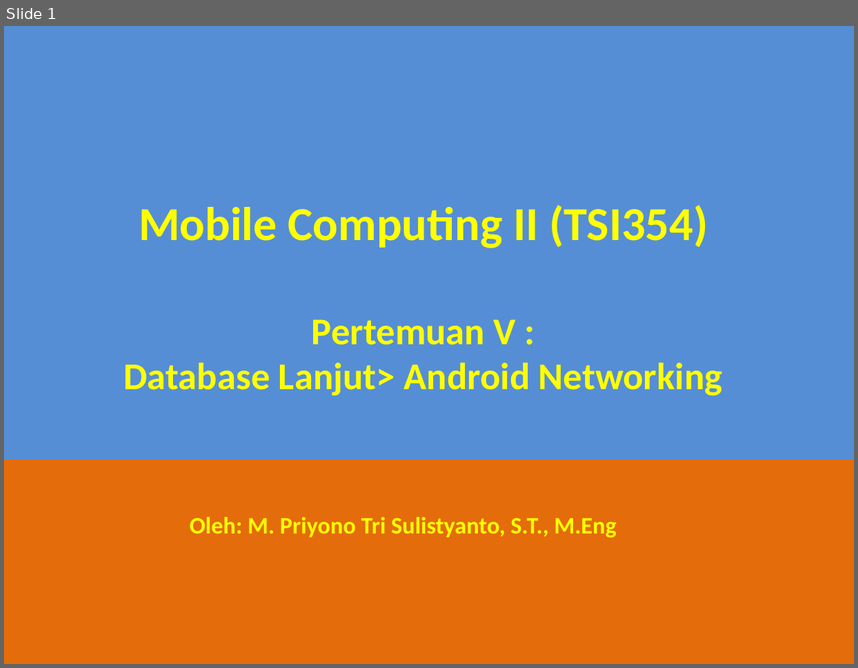
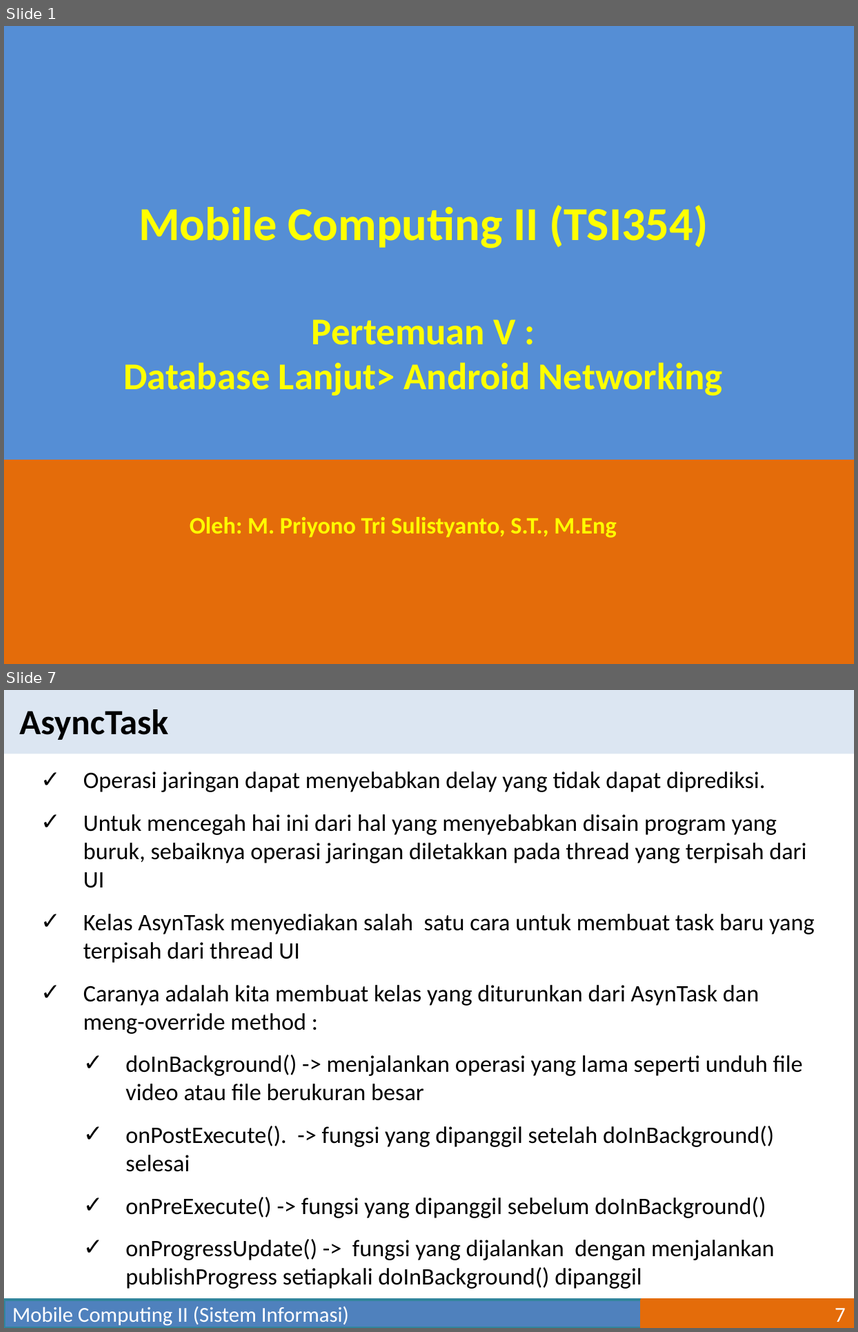
Before and after one commit to mpriyonots/Mobile-Computing-II, a slide deck: materi/Mobile Computing II-05.pptx. Shown one above the other, each under a label of ours: slide 1 before the commit, slides 1 and 7 after it; the slides between them are not shown. The pictures are 858x668 and 858x1332 pixels, drawn with LibreOffice and Linux fonts; fonts in the diff are those of the drawing. Boxes give left, top, right and bottom in pixels: in the first picture for what was removed or moved away, otherwise in the second. Text is boxed around its words. In the diff, an @@ line names an element or a change of style, - is before the commit and + after.

```diff
--- a/materi/Mobile Computing II-05.pptx
+++ b/materi/Mobile Computing II-05.pptx
@@ slide 7 added at [4, 690, 854, 1328], background #FFFFFF @@
@@ rectangle added at [4, 690, 854, 753], fill #DCE6F2 @@
@@ text added at [19, 709, 168, 740], 30 pt, text #000000, bold @@
+AsyncTask
@@ text added at [83, 771, 815, 1288], 20 pt, text #000000 @@
+✓ Operasi jaringan dapat menyebabkan delay yang tidak dapat diprediksi.
+✓ Untuk mencegah hai ini dari hal yang menyebabkan disain program yang buruk, sebaiknya operasi jaringan diletakkan pada thread yang terpisah dari UI
+✓ Kelas AsynTask menyediakan salah satu cara untuk membuat task baru yang terpisah dari thread UI
+✓ Caranya adalah kita membuat kelas yang diturunkan dari AsynTask dan meng-override method :
+  ✓ doInBackground() -> menjalankan operasi yang lama seperti unduh file video atau file berukuran besar
+  ✓ onPostExecute(). -> fungsi yang dipanggil setelah doInBackground() selesai
+  ✓ onPreExecute() -> fungsi yang dipanggil sebelum doInBackground()
+  ✓ onProgressUpdate() -> fungsi yang dijalankan dengan menjalankan publishProgress setiapkali doInBackground() dipanggil
@@ rectangle added at [4, 1299, 642, 1328], fill #4F81BD, outline #31859C 2 pt, 18 pt, text #FFFFFF @@
+Mobile Computing II (Sistem Informasi)
@@ page number added at [642, 1299, 854, 1328], fill #E46C0A, outline #E46C0A 2 pt, 18 pt, text #FFFFFF @@
+7
```
Also in this commit, not shown: 1 slide changed, 7 other slides added, 1 slide removed, 1 other file.
